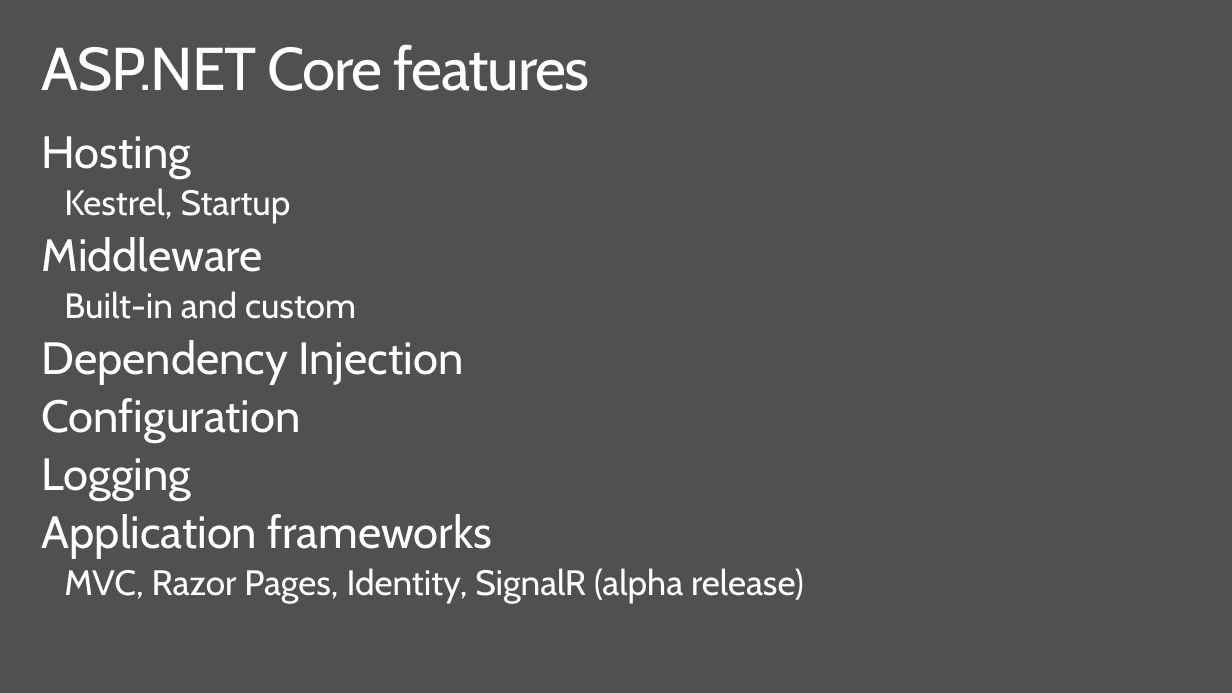
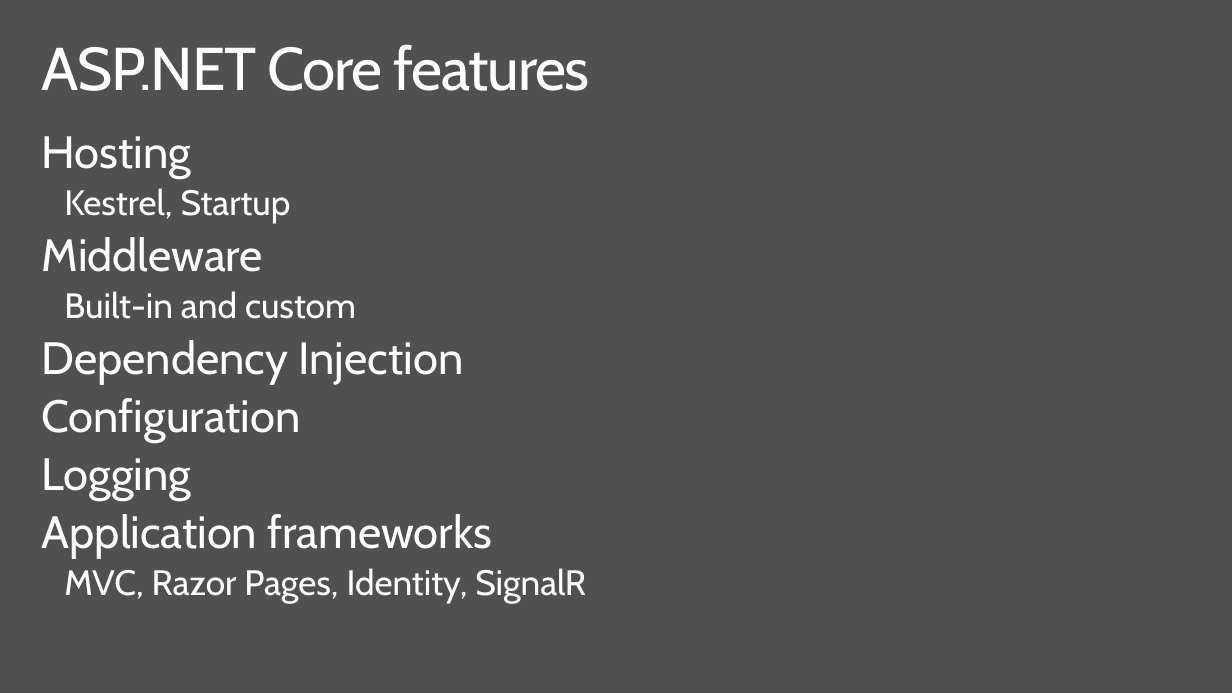
Before and after one commit to spboyer/angular-aspnetcore-workshop, a slide deck: slide 5 of docs/2-ASP.NET-Core-and-Web-API/aspnetcore.pptx. Drawn at 1232x693 pixels with LibreOffice and Linux fonts; fonts in the diff are those of the drawing; background and template pictures are left out. Boxes give left, top, right and bottom in pixels: in the first picture for what was removed or moved away, otherwise in the second. Text is boxed around its words. In the diff, an @@ line names an element or a change of style, - is before the commit and + after.

```diff
--- a/docs/2-ASP.NET-Core-and-Web-API/aspnetcore.pptx
+++ b/docs/2-ASP.NET-Core-and-Web-API/aspnetcore.pptx
@@ text at [64, 568, 586, 604]: text changed @@
-  MVC, Razor Pages, Identity, SignalR (alpha release)
+  MVC, Razor Pages, Identity, SignalR
```
Also in this commit, not shown: 1 other file.
